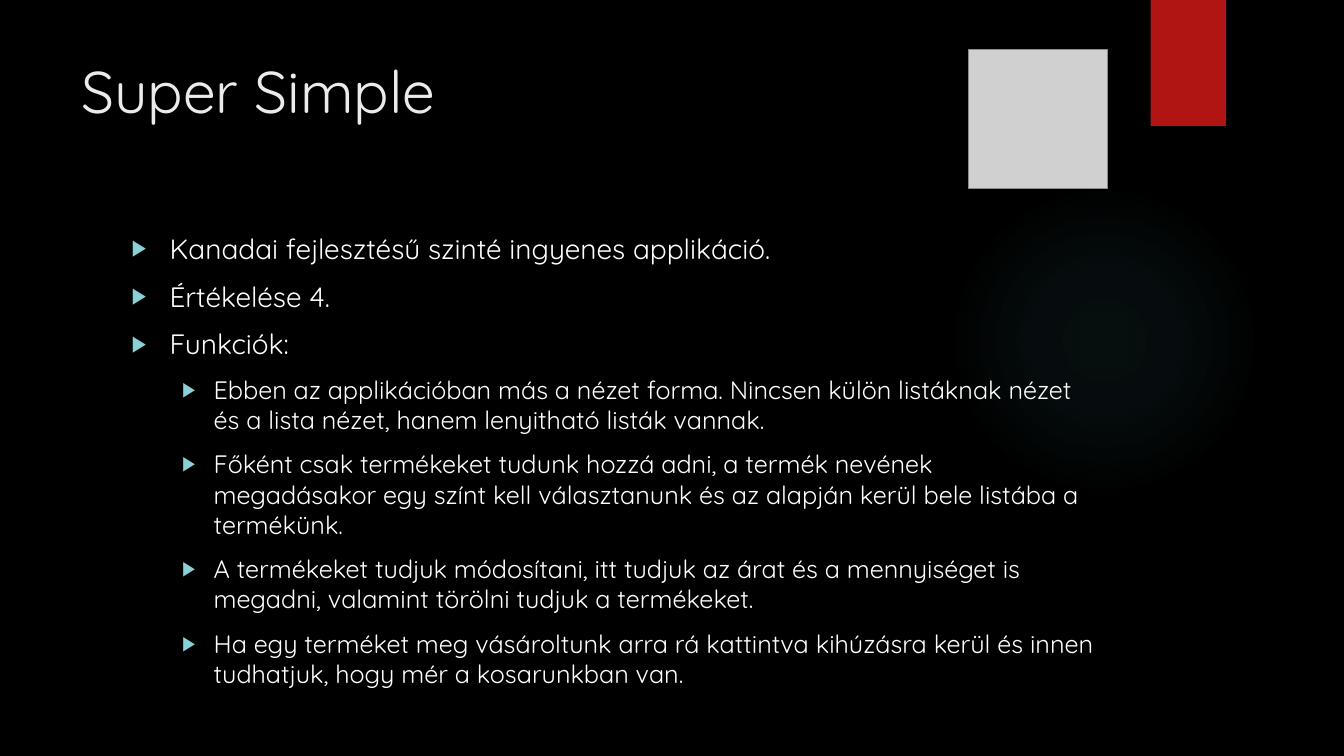
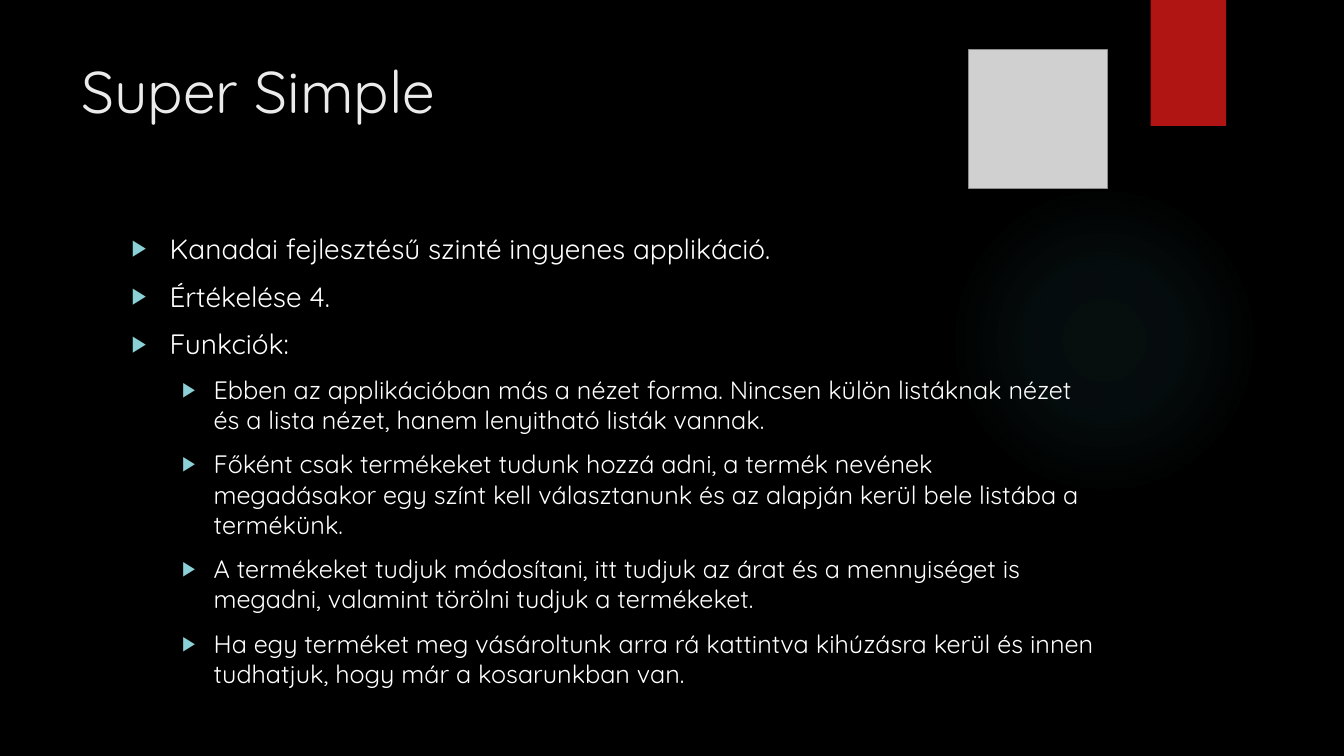
Before and after one commit to horeczky95/Projektlabor, a slide deck: slide 8 of Bolti költés.pptx. Drawn at 1344x756 pixels with LibreOffice and Linux fonts; fonts in the diff are those of the drawing; grey boxes stand for pictures; background and template pictures are left out. Boxes give left, top, right and bottom in pixels: in the first picture for what was removed or moved away, otherwise in the second. Text is boxed around its words. In the diff, an @@ line names an element or a change of style, - is before the commit and + after.

Commit message:
update2

```diff
--- a/Bolti költés.pptx
+++ b/Bolti költés.pptx
@@ text at [214, 634, 1093, 688]: text changed @@
-  ▶ Ha egy terméket meg vásároltunk arra rá kattintva kihúzásra kerül és innen tudhatjuk, hogy mér a kosarunkban van.
+  ▶ Ha egy terméket meg vásároltunk arra rá kattintva kihúzásra kerül és innen tudhatjuk, hogy már a kosarunkban van.
```
Also in this commit, not shown: 1 other slide changed.
